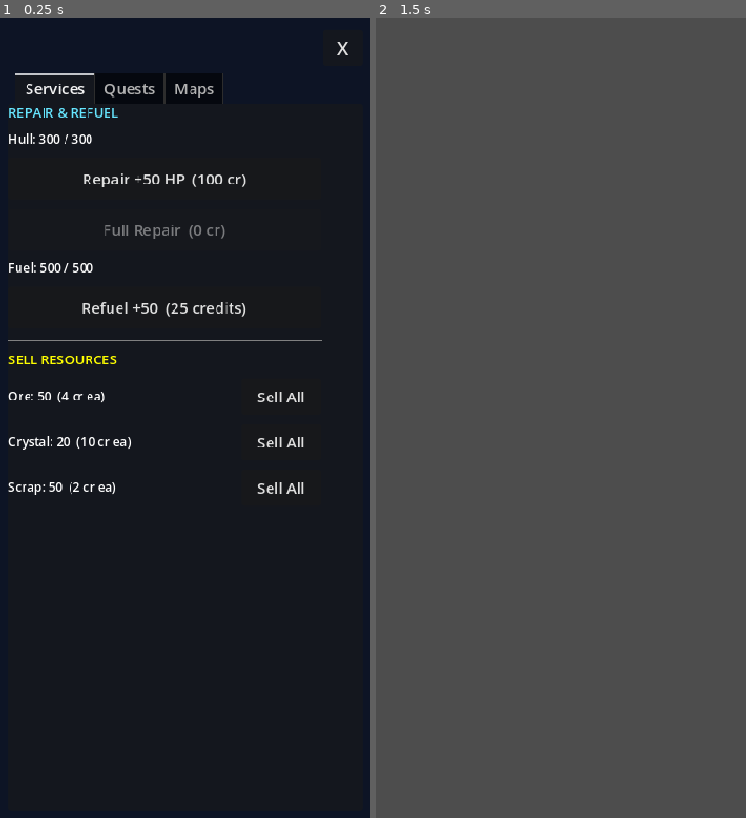
Above: before the commit, frames 1-2 (left to right).
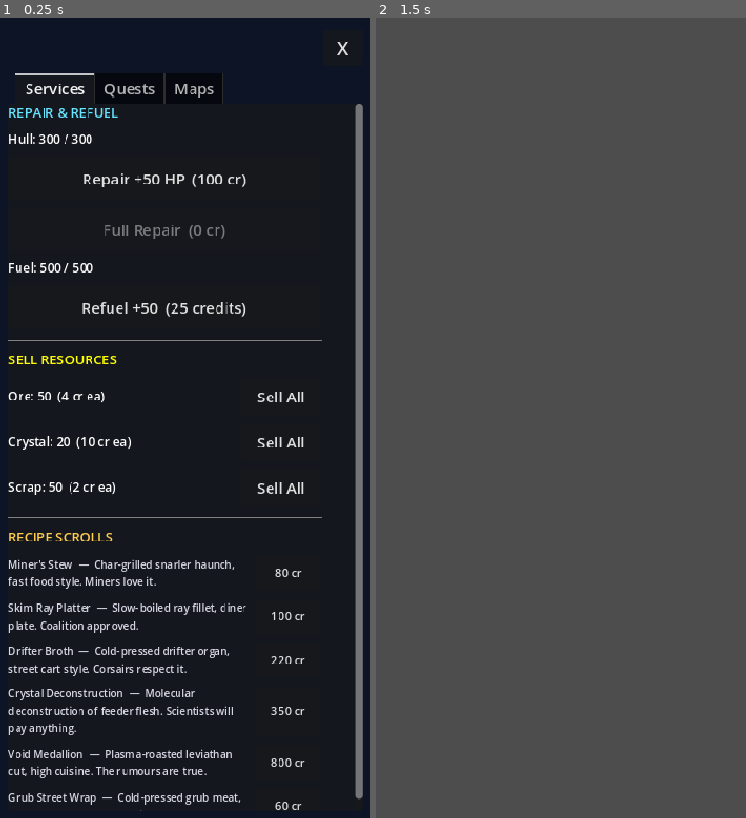
Above: after the commit, the same moments.

Repository: ichizh8/space-game-rt
Game: Godot game, scene res://scenes/station_menu.tscn
Same seed, same stepped clock (60 frames per second), same inputs: the game is played once before the commit and once after it. This scene is started directly instead of the project's main scene.
Inputs:
- Up to frame 1 (0.25 s): no input
- Up to frame 2 (1.5 s): click "Repair +50 HP (100 cr)" at 0.5 s; click "Sell All" at 1.25 s

The runs differ from the first frame. In frame 1, 5.5% of the frame differs, in the area x 2-99%, y 10-100%; in frame 2, nothing differs.

Commit message:
v73: civilian NPC respawn zones, recipe shop at stations (6 purchasable recipes)

Diff:
--- a/scripts/sector_loader.gd
+++ b/scripts/sector_loader.gd
@@ -390,6 +390,16 @@
 			scene_path = "res://scenes/crystal_feeder.tscn"
 		"void_leviathan":
 			scene_path = "res://scenes/void_leviathan.tscn"
+		"miner_npc":
+			scene_path = MINER_SCENE
+		"coalition_patrol":
+			scene_path = COALITION_SCENE
+		"corsair_raider":
+			scene_path = CORSAIR_SCENE
+		"science_vessel":
+			scene_path = SCIENCE_SCENE
+		"drifter_shuttle":
+			scene_path = DRIFTER_SCENE
 		_:
 			scene_path = ENEMY_SCENE
 	var enemy_scene: PackedScene = load(scene_path) as PackedScene
@@ -658,6 +668,28 @@
 
 func _spawn_civilian_npcs() -> void:
 	var parent: Node = get_parent()
+	# Register civilian NPC types as respawn zones so they repopulate when killed/gone
+	var civilian_types: Array = [
+		{"type": "miner_npc",       "scene": MINER_SCENE,     "count": 2, "radius": 600.0,  "interval": 120.0},
+		{"type": "coalition_patrol","scene": COALITION_SCENE,  "count": 2, "radius": 700.0,  "interval": 150.0},
+		{"type": "corsair_raider",  "scene": CORSAIR_SCENE,    "count": 2, "radius": 1200.0, "interval": 120.0},
+		{"type": "science_vessel",  "scene": SCIENCE_SCENE,    "count": 1, "radius": 900.0,  "interval": 180.0},
+		{"type": "drifter_shuttle", "scene": DRIFTER_SCENE,    "count": 2, "radius": 800.0,  "interval": 130.0},
+	]
+	for ct in civilian_types:
+		var npc_zone: Dictionary = {
+			"center_x": 0.0, "center_y": 0.0,
+			"enemy_type": str(ct["type"]),
+			"max_count": int(ct["count"]),
+			"timer": 0.0,
+			"interval": float(ct["interval"]),
+			"enemies": []
+		}
+		_respawn_zones.append(npc_zone)
+		# Initial spawn
+		for _i in range(int(ct["count"])):
+			call_deferred("_spawn_zone_enemy", _respawn_zones.size() - 1)
+
 	# Miners: 1-2 per sector
 	var miner_scene: PackedScene = load(MINER_SCENE) as PackedScene
 	if is_instance_valid(miner_scene):
--- a/scripts/station_menu.gd
+++ b/scripts/station_menu.gd
@@ -175,6 +175,62 @@
 				_on_close())
 		row.add_child(sell_btn)
 		vbox.add_child(row)
+
+	# ── Recipe Shop ──────────────────────────────────────────────
+	vbox.add_child(HSeparator.new())
+	var rec_title := Label.new()
+	rec_title.text = "RECIPE SCROLLS"
+	rec_title.add_theme_font_size_override("font_size", 14)
+	rec_title.add_theme_color_override("font_color", Color(1.0, 0.8, 0.3))
+	vbox.add_child(rec_title)
+
+	var shop_recipes: Array = [
+		{"key": "shop:miners_stew",       "name": "Miner's Stew",          "desc": "Char-grilled snarler haunch, fast food style. Miners love it.", "ingredients": ["snarler_haunch"], "method": "char_grill", "style": "fast_food", "tier": 1, "price": 80},
+		{"key": "shop:ray_platter",        "name": "Skim Ray Platter",      "desc": "Slow-boiled ray fillet, diner plate. Coalition approved.", "ingredients": ["ray_fillet"], "method": "slow_boil", "style": "diner", "tier": 1, "price": 100},
+		{"key": "shop:drifter_soup",       "name": "Drifter Broth",         "desc": "Cold-pressed drifter organ, street cart style. Corsairs respect it.", "ingredients": ["drifter_organ"], "method": "cold_press", "style": "street_cart", "tier": 2, "price": 220},
+		{"key": "shop:crystal_foam",       "name": "Crystal Deconstruction","desc": "Molecular deconstruction of feeder flesh. Scientists will pay anything.", "ingredients": ["feeder_flesh"], "method": "molecular_decon", "style": "high_cuisine", "tier": 2, "price": 350},
+		{"key": "shop:void_medallion",     "name": "Void Medallion",        "desc": "Plasma-roasted leviathan cut, high cuisine. The rumours are true.", "ingredients": ["leviathan_cut"], "method": "plasma_roast", "style": "high_cuisine", "tier": 3, "price": 800},
+		{"key": "shop:grub_streetfood",    "name": "Grub Street Wrap",      "desc": "Cold-pressed grub meat, street cart. Everyone eats it.", "ingredients": ["grub_meat"], "method": "cold_press", "style": "street_cart", "tier": 1, "price": 60},
+	]
+
+	for sr in shop_recipes:
+		var rkey: String = str(sr["key"])
+		var already_owned: bool = GameState.discovered_recipes.has(rkey)
+		var rrow := HBoxContainer.new()
+		rrow.custom_minimum_size.y = 36
+		vbox.add_child(rrow)
+		var rlbl := Label.new()
+		rlbl.text = str(sr["name"]) + "  —  " + str(sr["desc"])
+		rlbl.autowrap_mode = TextServer.AUTOWRAP_WORD_SMART
+		rlbl.size_flags_horizontal = Control.SIZE_EXPAND_FILL
+		rlbl.add_theme_font_size_override("font_size", 11)
+		rlbl.add_theme_color_override("font_color", Color(0.5, 0.6, 0.5) if already_owned else Color(0.85, 0.85, 0.9))
+		rrow.add_child(rlbl)
+		if already_owned:
+			var owned_lbl := Label.new()
+			owned_lbl.text = "✓"
+			owned_lbl.add_theme_color_override("font_color", Color(0.3, 0.9, 0.3))
+			owned_lbl.add_theme_font_size_override("font_size", 14)
+			rrow.add_child(owned_lbl)
+		else:
+			var rbtn := Button.new()
+			rbtn.text = "%d cr" % int(sr["price"])
+			rbtn.custom_minimum_size = Vector2(70, 34)
+			rbtn.add_theme_font_size_override("font_size", 12)
+			rbtn.disabled = GameState.credits < int(sr["price"])
+			var cap_sr: Dictionary = sr.duplicate()
+			rbtn.pressed.connect(func():
+				if GameState.credits >= int(cap_sr["price"]) and not GameState.discovered_recipes.has(str(cap_sr["key"])):
+					GameState.credits -= int(cap_sr["price"])
+					GameState.credits_changed.emit(GameState.credits)
+					var rec: Dictionary = cap_sr.duplicate()
+					rec["menu_story"] = str(cap_sr["desc"])
+					rec["credits_value"] = 0
+					rec["rep_value"] = 0
+					GameState.discovered_recipes[str(cap_sr["key"])] = rec
+					SaveManager.save_game()
+					call_deferred("_refresh_ui"))
+			rrow.add_child(rbtn)
 
 
 # ── Maps Tab ─────────────────────────────────────────────────────
Not shown, changed: web-export/index.html
Not shown, changed: web-export/index.pck
